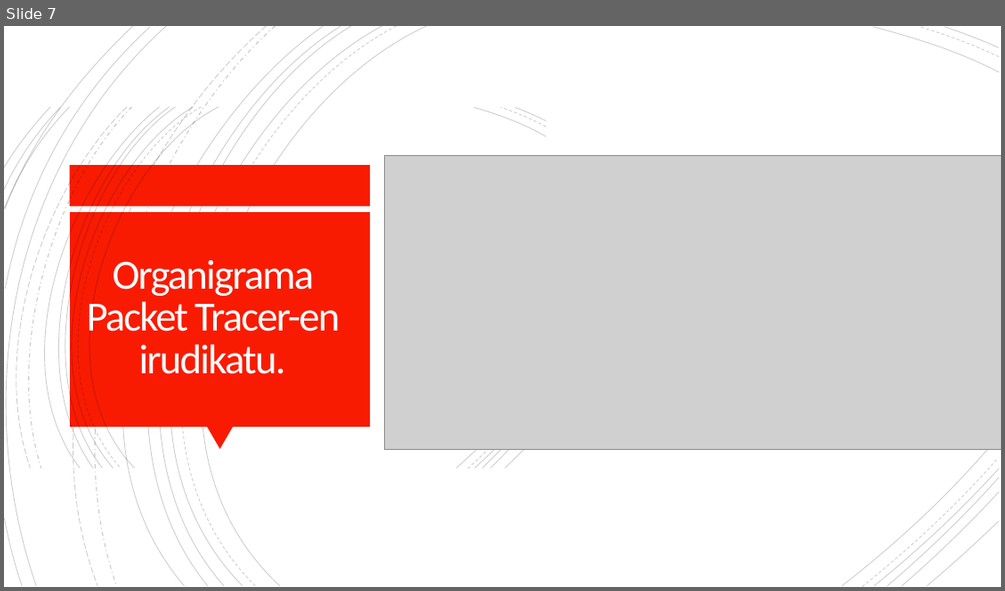
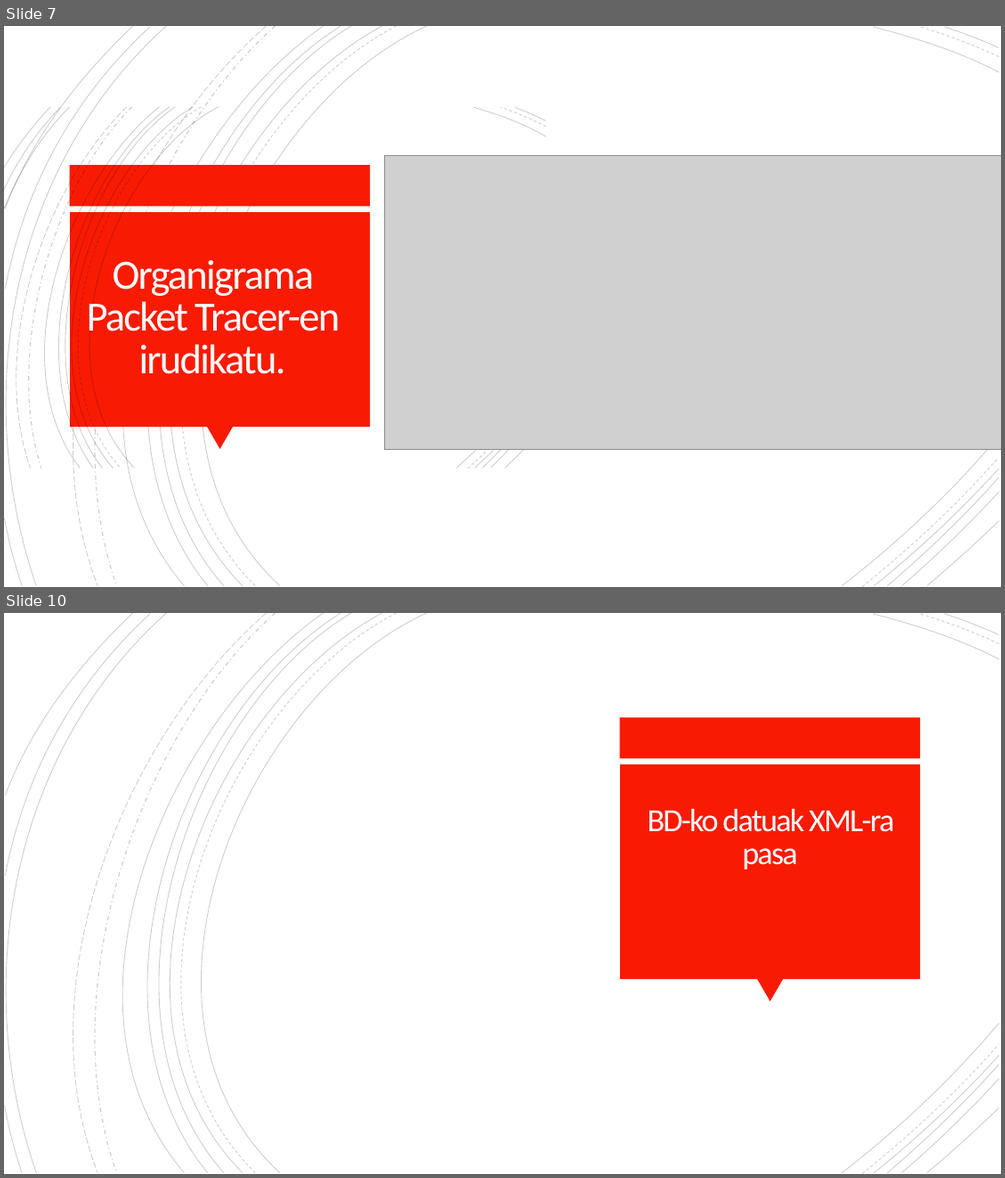
Before and after one commit to OceansForce/Erronka_5_Taldea, a slide deck: Aurkezpena/AurkezpenaTaldea5.pptx. Shown one above the other, each under a label of ours: slide 7 before the commit, slides 7 and 10 after it; the slides between them are not shown. The pictures are 1005x591 and 1005x1178 pixels, drawn with LibreOffice and Linux fonts; fonts in the diff are those of the drawing; grey boxes stand for pictures; background and template pictures are left out. Boxes give left, top, right and bottom in pixels: in the first picture for what was removed or moved away, otherwise in the second. Text is boxed around its words. In the diff, an @@ line names an element or a change of style, - is before the commit and + after.

```diff
--- a/Aurkezpena/AurkezpenaTaldea5.pptx
+++ b/Aurkezpena/AurkezpenaTaldea5.pptx
@@ slide 10 added at (4,613,1001,1174), background #FFFFFF; not listed: 21 template elements that a slide beside it also shows @@
@@ rectangle added at (619,718,920,759), fill #F81B02 @@
@@ rectangle added at (620,765,920,980), fill #F81B02 @@
@@ title added at (647,809,894,869), 31 pt, text #FFFEFF @@
+BD-ko datuak XML-ra pasa
@@ triangle added at (757,979,783,1001), fill #F81B02 @@
```
Also in this commit, not shown: 5 other slides added, 6 other files.
